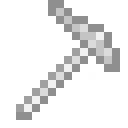
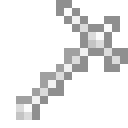
Two versions of the same layered image (128px x 128px). Layer-by-layer changes:
added layer "_pickaxe_accessory.png copy" above "_pickaxe_accessory.png" over (16, 16, 120, 120)
added layer "_head_straight.png" above "_pickaxe_head.png" over (56, 0, 128, 72)
added layer "_handle_ornate" above "_pickaxe_handle.png" over (16, 32, 104, 120)
renamed "_pickaxe_head.png" to "_pickaxe_handle.png", hid it, painted on it over (16, 0, 120, 120)
removed layer "_pickaxe_handle.png" over (16, 32, 104, 120)
